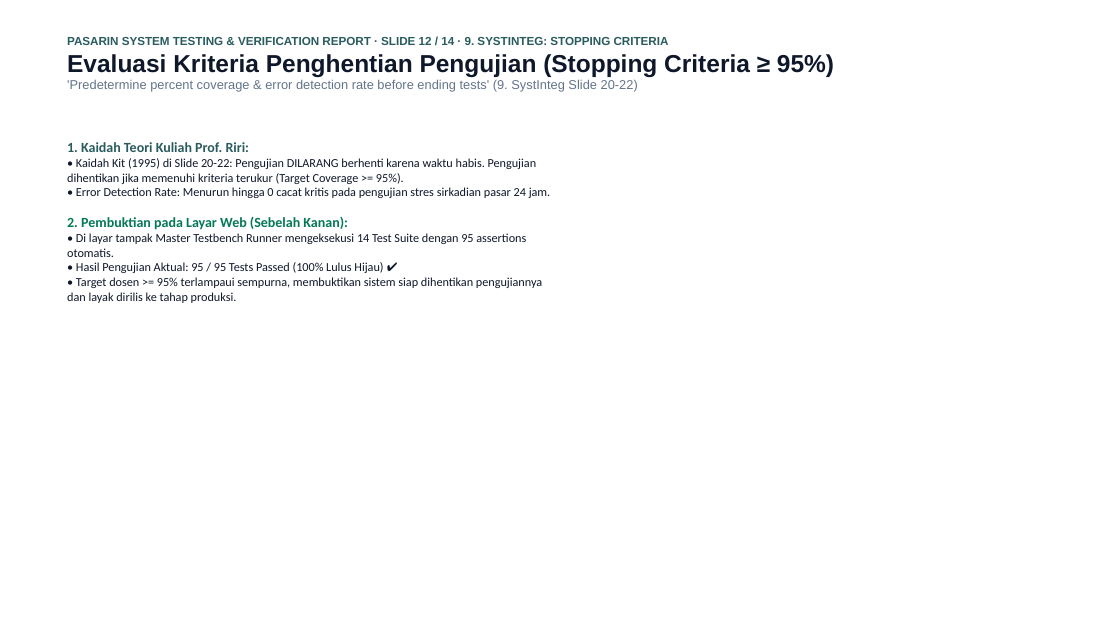
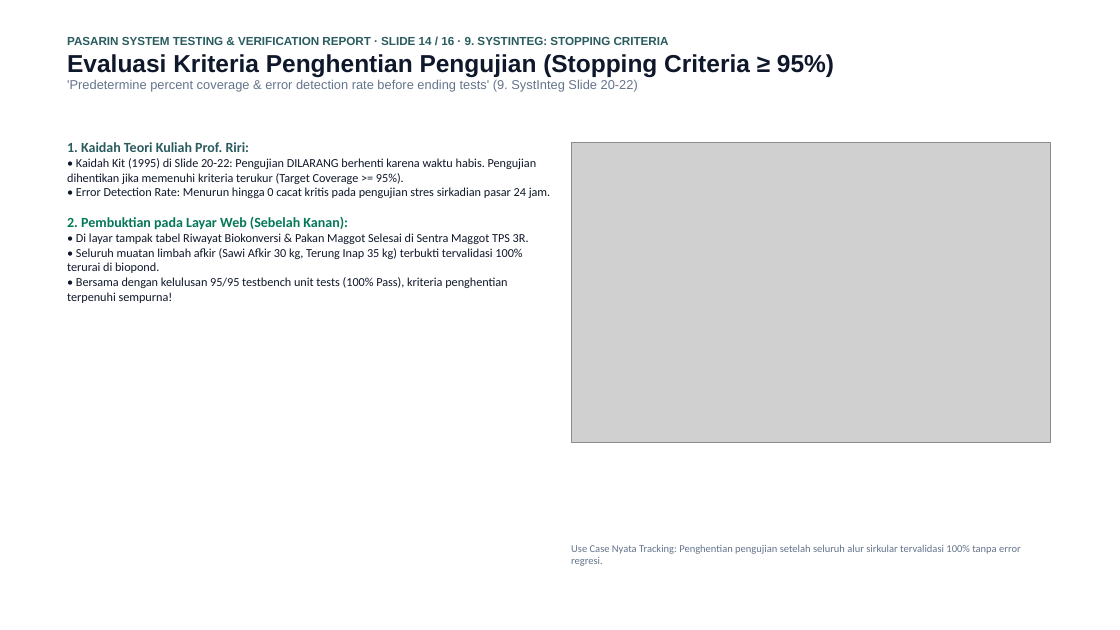
Before and after one commit to mrshlaf/pasarin, a slide deck: slide 14 of LAPORAN_PENGUJIAN_DAN_VERIFIKASI_SISTEM_PASARIN.pptx (slide 12 before the commit). Drawn at 1120x630 pixels with LibreOffice and Linux fonts; fonts in the diff are those of the drawing; grey boxes stand for pictures. Boxes give left, top, right and bottom in pixels: in the first picture for what was removed or moved away, otherwise in the second. Text is boxed around its words. In the diff, an @@ line names an element or a change of style, - is before the commit and + after.

Commit message:
docs(presentation): expand to 16 slides with exact CLI testbench runner, Arrhenius proof, and matched web use-cases

```diff
--- a/LAPORAN_PENGUJIAN_DAN_VERIFIKASI_SISTEM_PASARIN.pptx
+++ b/LAPORAN_PENGUJIAN_DAN_VERIFIKASI_SISTEM_PASARIN.pptx
@@ text at [67, 37, 669, 45]: text changed @@
-PASARIN SYSTEM TESTING & VERIFICATION REPORT · SLIDE 12 / 14 · 9. SYSTINTEG: STOPPING CRITERIA
+PASARIN SYSTEM TESTING & VERIFICATION REPORT · SLIDE 14 / 16 · 9. SYSTINTEG: STOPPING CRITERIA
@@ picture added at [571, 143, 1050, 442] @@
@@ text at [67, 233, 529, 303]: text changed @@
-• Di layar tampak Master Testbench Runner mengeksekusi 14 Test Suite dengan 95 assertions otomatis.
-• Hasil Pengujian Aktual: 95 / 95 Tests Passed (100% Lulus Hijau) ✔
-• Target dosen >= 95% terlampaui sempurna, membuktikan sistem siap dihentikan pengujiannya dan layak dirilis ke tahap produksi.
+• Di layar tampak tabel Riwayat Biokonversi & Pakan Maggot Selesai di Sentra Maggot TPS 3R.
+• Seluruh muatan limbah afkir (Sawi Afkir 30 kg, Terung Inap 35 kg) terbukti tervalidasi 100% terurai di biopond.
+• Bersama dengan kelulusan 95/95 testbench unit tests (100% Pass), kriteria penghentian terpenuhi sempurna!
@@ text added at [571, 544, 1021, 566], 9 pt, text #64748B @@
+Use Case Nyata Tracking: Penghentian pengujian setelah seluruh alur sirkular tervalidasi 100% tanpa error regresi.
```
Also in this commit, not shown: 13 other slides changed, 2 slides added, 5 other files.
